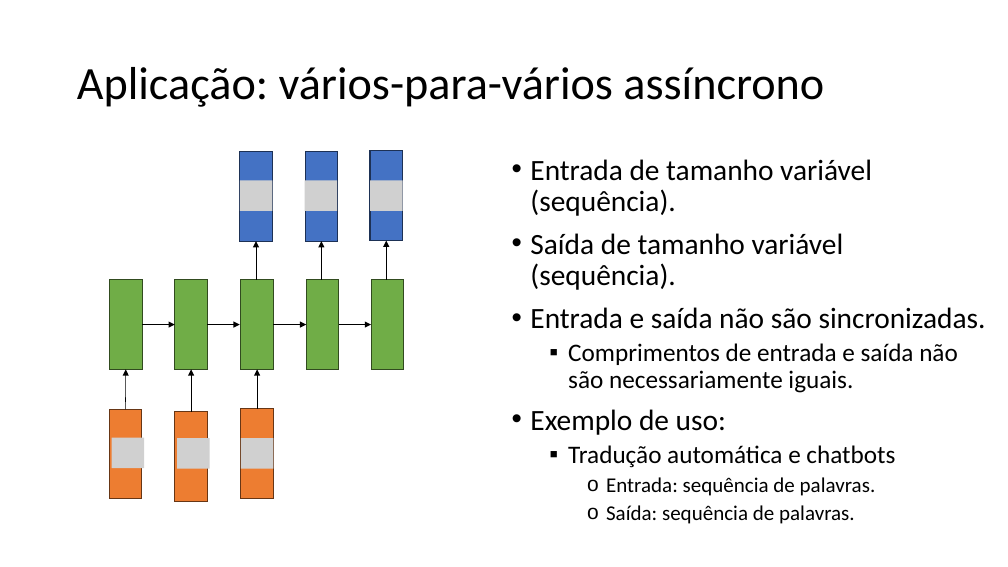
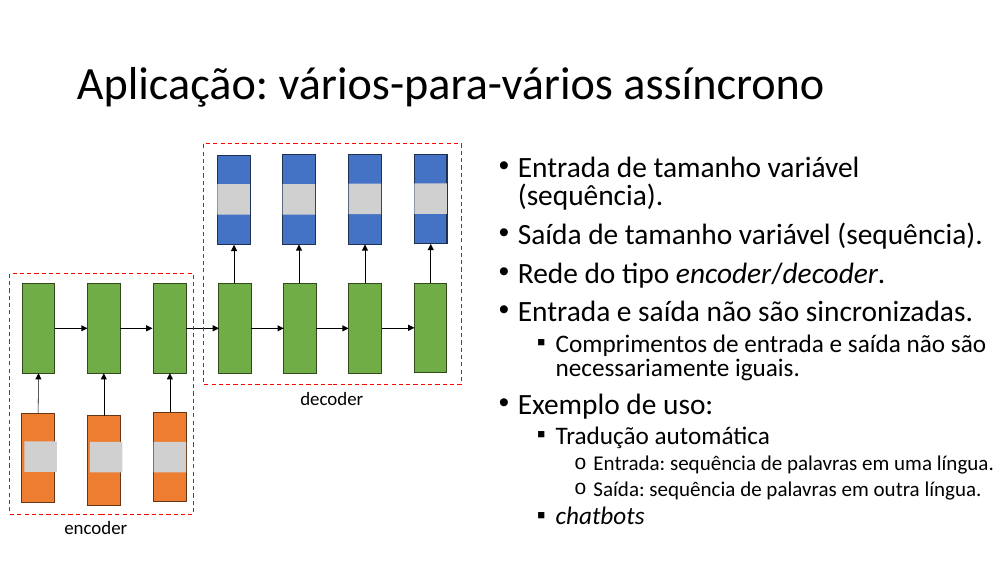
Before and after one commit to zz4fap/c24_inteligencia_artificial, a slide deck: slide 65 of slides/C24_RNN.pptx (slide 64 before the commit). Drawn at 1008x567 pixels with LibreOffice and Linux fonts; fonts in the diff are those of the drawing; grey boxes stand for pictures. Boxes give left, top, right and bottom in pixels: in the first picture for what was removed or moved away, otherwise in the second. Text is boxed around its words. In the diff, an @@ line names an element or a change of style, - is before the commit and + after.

```diff
--- a/slides/C24_RNN.pptx
+++ b/slides/C24_RNN.pptx
@@ rectangle added at [204,144,461,385], outline #FF0000 1 pt dashed @@
@@ rectangle: place and size @@
-rectangle at [240,151,272,241]
+rectangle at [349,155,381,245]
@@ rectangle added at [414,154,447,244], fill #4472C4, outline #1E3256 1 pt @@
@@ text "Entrada de tamanho variável (sequência).": place and size @@
-text "Entrada de tamanho variável (sequência)." at [530,159,986,524]
+text "Entrada de tamanho variável (sequência)." at [518,156,994,525]
@@ text at [518,156,986,419]: line spacing 0.9 to 0.8 @@
@@ picture added at [218,185,250,215] @@
@@ picture removed at [240,181,272,211] @@
@@ picture added at [283,185,315,215] @@
@@ picture removed at [305,181,337,211] @@
@@ picture added at [349,184,381,214] @@
@@ picture removed at [370,181,402,211] @@
@@ picture added at [414,183,447,213] @@
@@ arrow moved from (256, 280) - (256, 241) to (365, 283) - (365, 244) @@
@@ arrow added from (431, 283) to (431, 244), #000000 0.5 pt @@
@@ text at [518,262,885,288]: paragraph added @@
+• Rede do tipo encoder/decoder.
@@ rectangle added at [10,273,194,514], outline #FF0000 1 pt dashed @@
@@ rectangle added at [349,284,381,374], fill #70AD47, outline #314C1F 1 pt @@
@@ rectangle added at [414,283,447,373], fill #70AD47, outline #314C1F 1 pt @@
@@ 3 arrows, 2 rectangles: place and size @@
-3 arrows, 2 rectangles at [110,151,338,409]
+3 arrows, 2 rectangles at [22,155,250,413]
@@ 8 rectangles, 6 arrows: place and size @@
-8 rectangles, 6 arrows at [109,151,404,502]
+8 rectangles, 6 arrows at [22,155,316,506]
@@ arrow added from (316, 328) to (349, 328), #000000 0.5 pt @@
@@ arrow added from (382, 328) to (414, 328), #000000 0.5 pt @@
@@ text added at [300,392,363,405], 18 pt, text #000000 @@
+decoder
@@ picture added at [24,442,57,472] @@
@@ picture added at [90,442,123,472] @@
@@ picture removed at [112,438,144,468] @@
@@ picture added at [154,442,186,472] @@
@@ picture removed at [177,439,209,469] @@
@@ picture removed at [241,439,274,469] @@
@@ text at [556,426,994,525]: text changed @@
-  ▪ Tradução automática e chatbots
-    o Entrada: sequência de palavras.
-    o Saída: sequência de palavras.
+  ▪ Tradução automática
+    o Entrada: sequência de palavras em uma língua.
+    o Saída: sequência de palavras em outra língua.
+  ▪ chatbots
@@ text added at [64,521,127,534], 18 pt, text #000000 @@
+encoder
```
Also in this commit, not shown: 5 other slides changed, 1 slide added.
